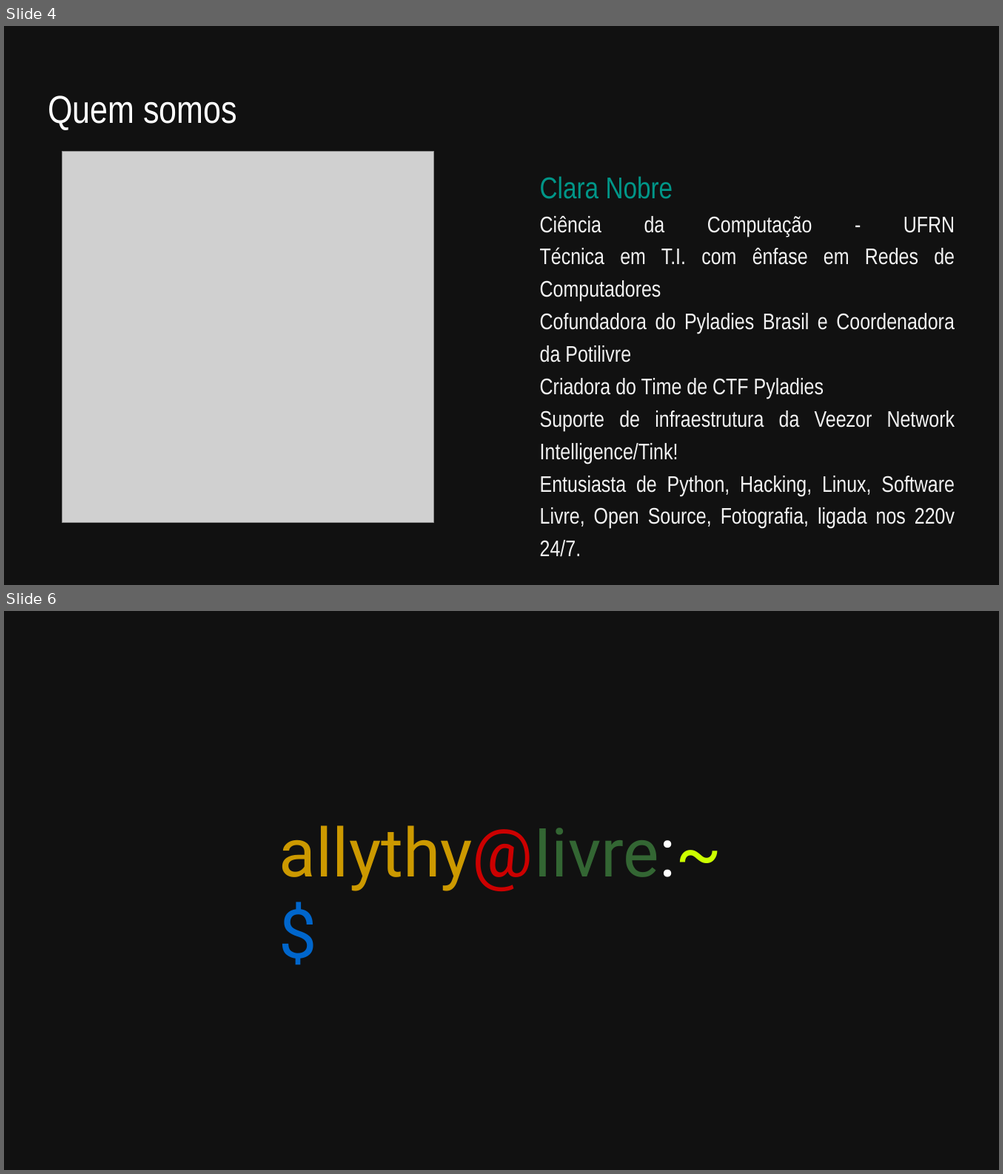
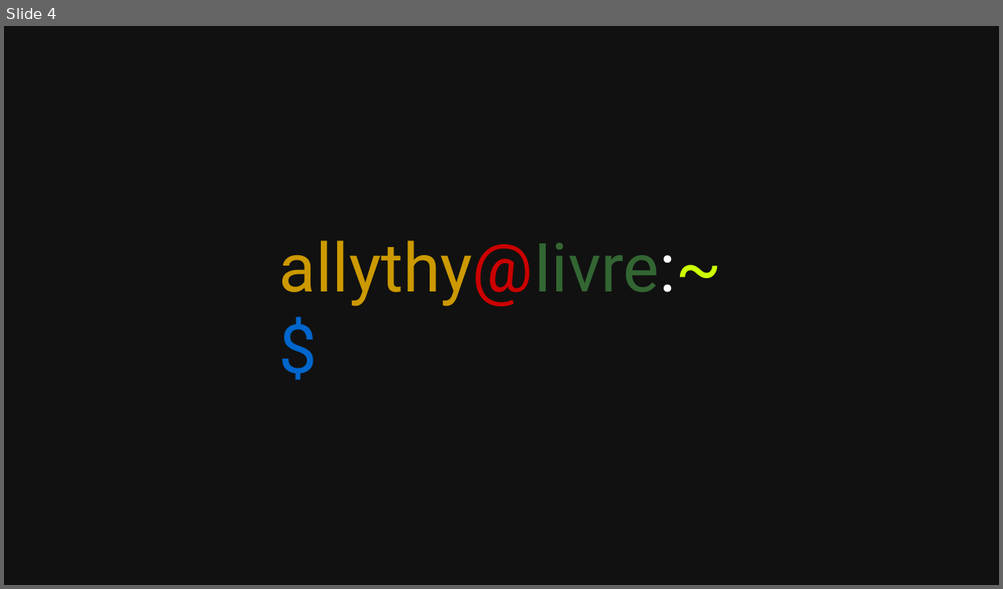
Before and after one commit to allythy/Palestras, a slide deck: Minicurso Do Terminal GNU-Linux ao Python/VI Workshop da Escola de Engenharias e TI.odp. Shown one above the other, each under a label of ours: slides 4 and 6 before the commit, slide 4 after it; the slides between them are not shown. The pictures are 1003x1174 and 1003x589 pixels, drawn with LibreOffice and Linux fonts; fonts in the diff are those of the drawing; grey boxes stand for pictures. Boxes give left, top, right and bottom in pixels: in the first picture for what was removed or moved away, otherwise in the second. Text is boxed around its words. In the diff, an @@ line names an element or a change of style, - is before the commit and + after.

Commit message:
add Palestra Software Livre e a comunidade Potilivre

```diff
--- a/Minicurso Do Terminal GNU-Linux ao Python/VI Workshop da Escola de Engenharias e TI.odp
+++ b/Minicurso Do Terminal GNU-Linux ao Python/VI Workshop da Escola de Engenharias e TI.odp
@@ slide 4 removed at (4,26,999,585), background #111111 @@
@@ title removed at (48,96,237,130) @@
-Quem somos
@@ picture removed at (62,152,434,523) @@
@@ text removed at (540,176,955,557) @@
-Clara Nobre
-Ciência da Computação - UFRN
-Técnica em T.I. com ênfase em Redes de Computadores
-Cofundadora do Pyladies Brasil e Coordenadora da Potilivre
-Criadora do Time de CTF Pyladies
-Suporte de infraestrutura da Veezor Network Intelligence/Tink!
-Entusiasta de Python, Hacking, Linux, Software Livre, Open Source, Fotografia, ligada nos 220v 24/7.
@@ what was slide 6 is now slide 4 @@
```
Also in this commit, not shown: 8 slides changed, 1 slide added, 18 other slides removed, 5 other files.
